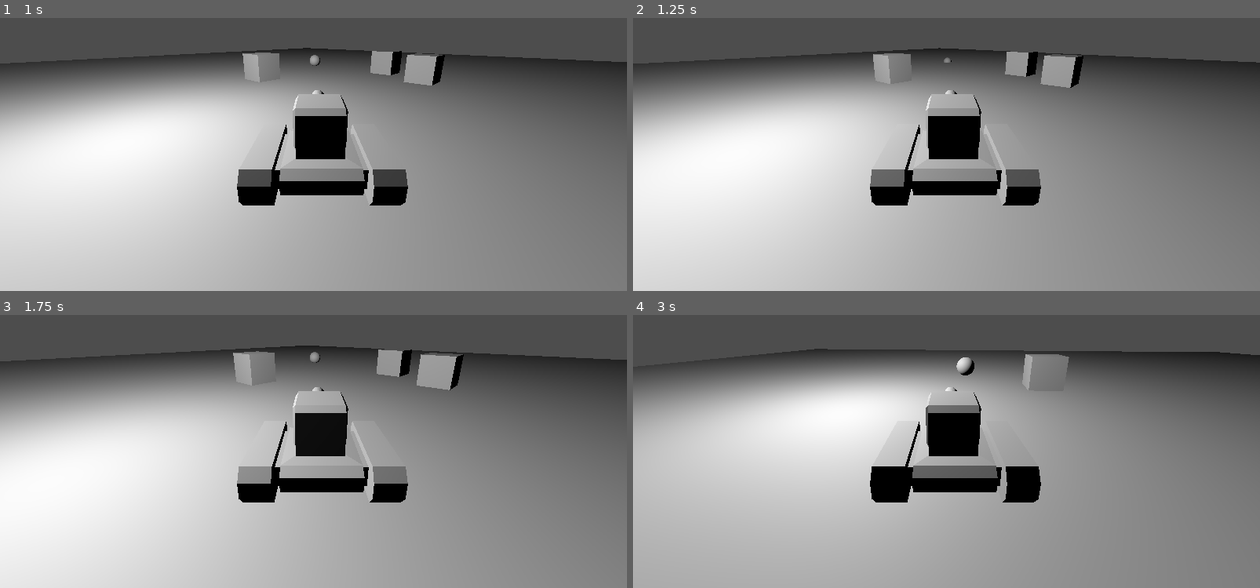
Above: before the commit, frames 1-4 (two rows, left to right).
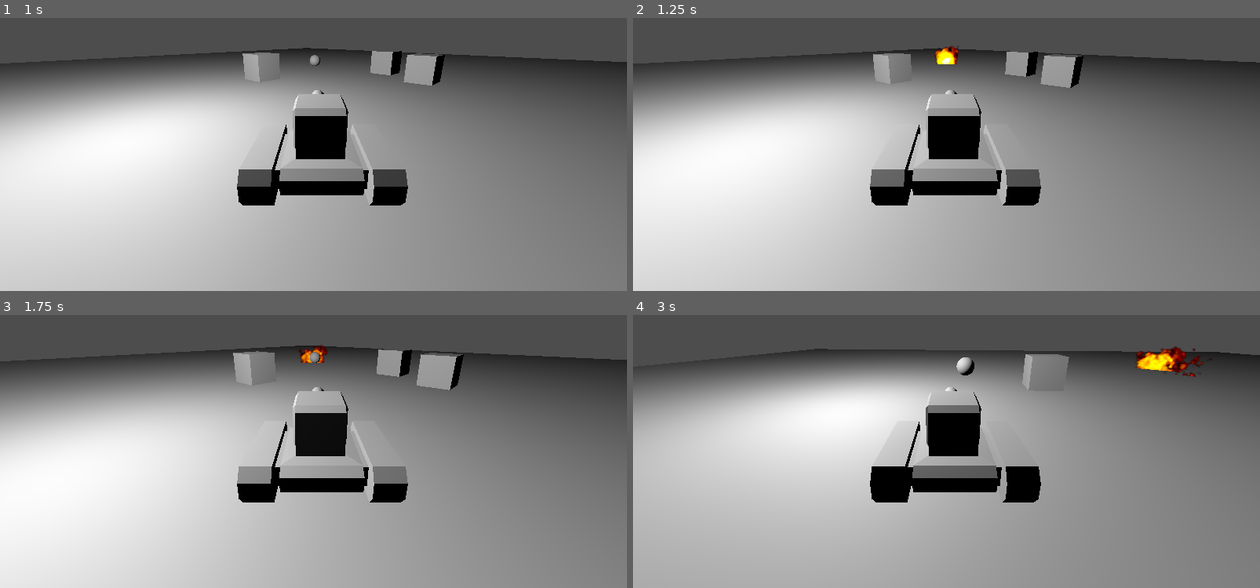
Above: after the commit, the same moments.

Repository: HelmetBugg/BioTankRebuilt
Game: Godot game, scene res://scene_directory/test_level.tscn
Two runs of this game, one before a commit and one after it. Both use one fixed random seed, a clock stepped at 60 frames per second and the inputs below.
Inputs:
- Up to frame 1 (1 s): tap Enter at 0.5 s; hold W (Forward) from 0.53 s (still down); tap Space (Shoot) at 0.6 s
- Up to frame 2 (1.25 s): keep holding W (Forward)
- Up to frame 3 (1.75 s): keep holding W (Forward); tap Space (Shoot) at 1.35 s
- Up to frame 4 (3 s): release W (Forward) at 2.03 s; hold A (Left) from 2.03 s (still down); tap Space (Shoot) at 2.1, 2.85 s

Frame 1 is identical in both runs. In frame 2, 0.2% of the frame differs, in the area x 48-52%, y 10-17%; in frame 3, 0.1%; in frame 4, 0.6%, in the area x 80-93%, y 11-23%.
Error before the commit: Invalid access to property or key 'type' on a base object of type 'StaticBody3D'. (res://src/Bullet.gd:16)

Commit message:
added splosions

Diff:
--- a/scene_directory/bullet.tscn
+++ b/scene_directory/bullet.tscn
@@ -1,10 +1,131 @@
-[gd_scene load_steps=4 format=3 uid="uid://36wlq1yarmvi"]
+[gd_scene load_steps=22 format=3 uid="uid://36wlq1yarmvi"]
 
 [ext_resource type="Script" path="res://src/Bullet.gd" id="1_q43vx"]
+[ext_resource type="Texture2D" uid="uid://dle4llhbd0jww" path="res://res/sprites/exp2_0.png" id="2_icn0j"]
 
 [sub_resource type="SphereMesh" id="SphereMesh_pv4jx"]
 
 [sub_resource type="SphereShape3D" id="SphereShape3D_syawh"]
+
+[sub_resource type="AtlasTexture" id="AtlasTexture_dpelv"]
+atlas = ExtResource("2_icn0j")
+region = Rect2(0, 0, 64, 64)
+
+[sub_resource type="AtlasTexture" id="AtlasTexture_axr3f"]
+atlas = ExtResource("2_icn0j")
+region = Rect2(64, 0, 64, 64)
+
+[sub_resource type="AtlasTexture" id="AtlasTexture_ckc1m"]
+atlas = ExtResource("2_icn0j")
+region = Rect2(128, 0, 64, 64)
+
+[sub_resource type="AtlasTexture" id="AtlasTexture_f4mt8"]
+atlas = ExtResource("2_icn0j")
+region = Rect2(192, 0, 64, 64)
+
+[sub_resource type="AtlasTexture" id="AtlasTexture_fbwhv"]
+atlas = ExtResource("2_icn0j")
+region = Rect2(0, 64, 64, 64)
+
+[sub_resource type="AtlasTexture" id="AtlasTexture_8p88g"]
+atlas = ExtResource("2_icn0j")
+region = Rect2(64, 64, 64, 64)
+
+[sub_resource type="AtlasTexture" id="AtlasTexture_vc2qb"]
+atlas = ExtResource("2_icn0j")
+region = Rect2(128, 64, 64, 64)
+
+[sub_resource type="AtlasTexture" id="AtlasTexture_pabmp"]
+atlas = ExtResource("2_icn0j")
+region = Rect2(192, 64, 64, 64)
+
+[sub_resource type="AtlasTexture" id="AtlasTexture_r3xyi"]
+atlas = ExtResource("2_icn0j")
+region = Rect2(0, 128, 64, 64)
+
+[sub_resource type="AtlasTexture" id="AtlasTexture_6fbc5"]
+atlas = ExtResource("2_icn0j")
+region = Rect2(64, 128, 64, 64)
+
+[sub_resource type="AtlasTexture" id="AtlasTexture_1nsot"]
+atlas = ExtResource("2_icn0j")
+region = Rect2(128, 128, 64, 64)
+
+[sub_resource type="AtlasTexture" id="AtlasTexture_slbv4"]
+atlas = ExtResource("2_icn0j")
+region = Rect2(192, 128, 64, 64)
+
+[sub_resource type="AtlasTexture" id="AtlasTexture_008mg"]
+atlas = ExtResource("2_icn0j")
+region = Rect2(0, 192, 64, 64)
+
+[sub_resource type="AtlasTexture" id="AtlasTexture_y73qm"]
+atlas = ExtResource("2_icn0j")
+region = Rect2(64, 192, 64, 64)
+
+[sub_resource type="AtlasTexture" id="AtlasTexture_bflf0"]
+atlas = ExtResource("2_icn0j")
+region = Rect2(128, 192, 64, 64)
+
+[sub_resource type="AtlasTexture" id="AtlasTexture_veufw"]
+atlas = ExtResource("2_icn0j")
+region = Rect2(192, 192, 64, 64)
+
+[sub_resource type="SpriteFrames" id="SpriteFrames_so6yq"]
+animations = [{
+"frames": [{
+"duration": 1.0,
+"texture": SubResource("AtlasTexture_dpelv")
+}, {
+"duration": 1.0,
+"texture": SubResource("AtlasTexture_axr3f")
+}, {
+"duration": 1.0,
+"texture": SubResource("AtlasTexture_ckc1m")
+}, {
+"duration": 1.0,
+"texture": SubResource("AtlasTexture_f4mt8")
+}, {
+"duration": 1.0,
+"texture": SubResource("AtlasTexture_fbwhv")
+}, {
+"duration": 1.0,
+"texture": SubResource("AtlasTexture_8p88g")
+}, {
+"duration": 1.0,
+"texture": SubResource("AtlasTexture_vc2qb")
+}, {
+"duration": 1.0,
+"texture": SubResource("AtlasTexture_pabmp")
+}, {
+"duration": 1.0,
+"texture": SubResource("AtlasTexture_r3xyi")
+}, {
+"duration": 1.0,
+"texture": SubResource("AtlasTexture_6fbc5")
+}, {
+"duration": 1.0,
+"texture": SubResource("AtlasTexture_1nsot")
+}, {
+"duration": 1.0,
+"texture": SubResource("AtlasTexture_slbv4")
+}, {
+"duration": 1.0,
+"texture": SubResource("AtlasTexture_008mg")
+}, {
+"duration": 1.0,
+"texture": SubResource("AtlasTexture_y73qm")
+}, {
+"duration": 1.0,
+"texture": SubResource("AtlasTexture_bflf0")
+}, {
+"duration": 1.0,
+"texture": SubResource("AtlasTexture_veufw")
+}],
+"loop": false,
+"name": &"splode",
+"speed": 10.0
+}]
 
 [node name="Bullet" type="Area3D"]
 script = ExtResource("1_q43vx")
@@ -15,4 +136,13 @@
 [node name="CollisionShape3D" type="CollisionShape3D" parent="."]
 shape = SubResource("SphereShape3D_syawh")
 
+[node name="splosion" type="AnimatedSprite3D" parent="."]
+transform = Transform3D(6.27116, 0, 0, 0, 6.37029, 0, 0, 0, 1, 0, 0, 0)
+visible = false
+sprite_frames = SubResource("SpriteFrames_so6yq")
+animation = &"splode"
+frame = 15
+frame_progress = 1.0
+
 [connection signal="body_entered" from="." to="." method="_on_body_entered"]
+[connection signal="animation_finished" from="splosion" to="." method="_on_splosion_animation_finished"]
--- a/src/Bullet.gd
+++ b/src/Bullet.gd
@@ -1,18 +1,32 @@
 extends Area3D
 signal exploded
+var exploding = false;
 @export var speed = 40
 @export var damage = 1
 @export var localGravity = Vector3.DOWN * 0.5
+
+@onready var _bullet_splosion = $splosion
+
 var type = "physical or.. whatever."
 var velocity = Vector3.ZERO
 
 func _process(delta):
-	velocity += localGravity * delta
-	look_at(transform.origin + velocity.normalized(), Vector3.UP)
-	transform.origin += velocity * delta
+	if !exploding:
+		velocity += localGravity * delta
+		look_at(transform.origin + velocity.normalized(), Vector3.UP)
+		transform.origin += velocity * delta
+	else:
+		velocity = Vector3(0, 0, 0)
 
 func _on_body_entered(body):
 	emit_signal("exploded", transform.origin)
-	if body.type == "enemy":
+	if "type" in body and body.type == "enemy":
 		body.hit(damage, type)
+	exploding = true
+	$MeshInstance3D.visible = false
+	$splosion.visible = true
+	_bullet_splosion.play("splode")
+
+
+func _on_splosion_animation_finished():
 	queue_free()
Binary file added: res/sprites/exp2_0.png
Not shown, added: res/sprites/exp2_0.png.import
Not shown: 1 places in scene_directory/test_level.tscn that only renumber resources
